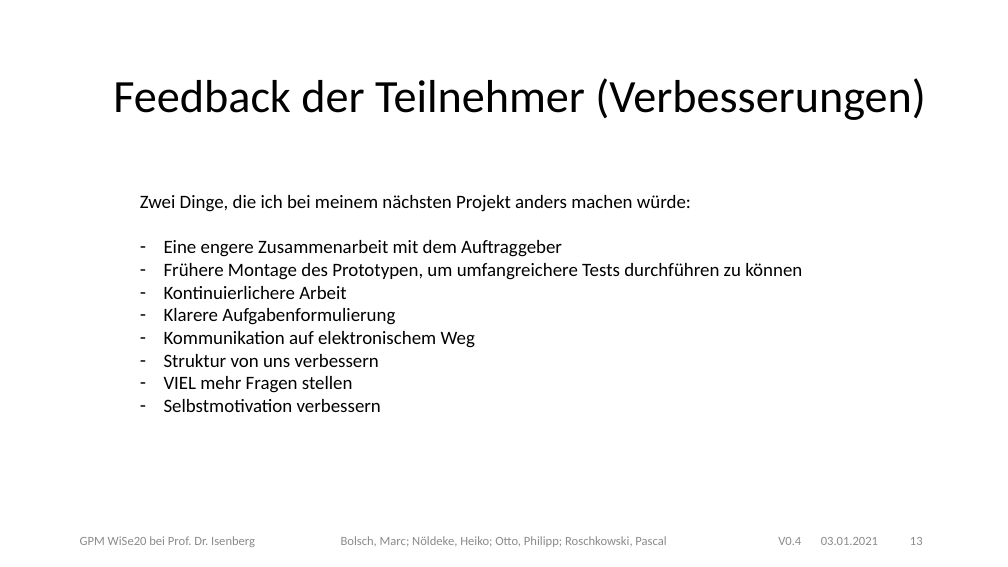
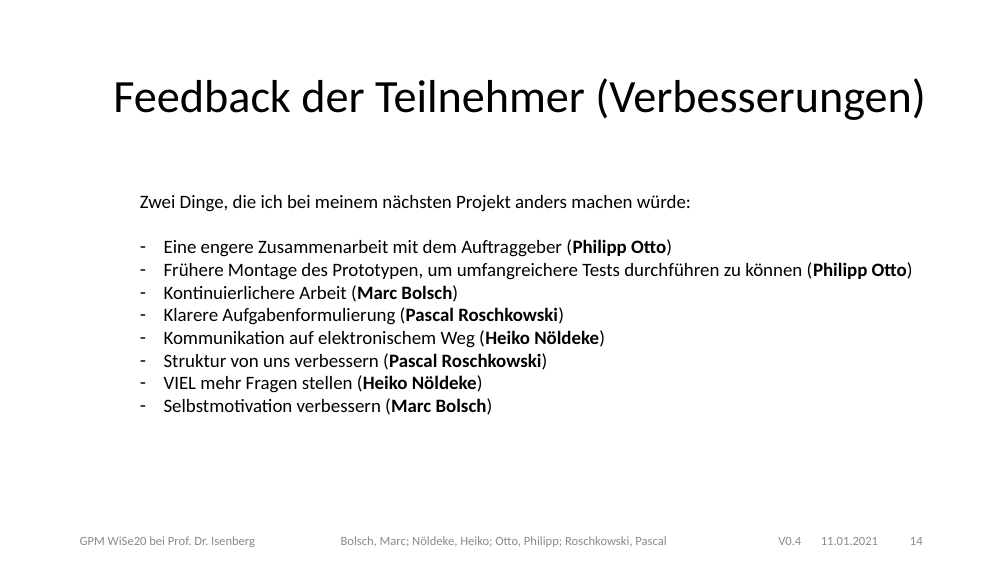
Before and after one commit to plastikpamaro/bachelorprojekt2020, a slide deck: slide 14 of 21-01-04_Statusbericht_2/20WiSe-GPM LightingSharks TND v0.2.pptx (slide 13 before the commit). Drawn at 1008x567 pixels with LibreOffice and Linux fonts; fonts in the diff are those of the drawing; background and template pictures are left out. Boxes give left, top, right and bottom in pixels: in the first picture for what was removed or moved away, otherwise in the second. Text is boxed around its words. In the diff, an @@ line names an element or a change of style, - is before the commit and + after.

```diff
--- a/21-01-04_Statusbericht_2/20WiSe-GPM LightingSharks TND v0.2.pptx
+++ b/21-01-04_Statusbericht_2/20WiSe-GPM LightingSharks TND v0.2.pptx
@@ text at bbox=[164, 239, 913, 415]: text changed @@
-– Eine engere Zusammenarbeit mit dem Auftraggeber
-– Frühere Montage des Prototypen, um umfangreichere Tests durchführen zu können
-– Kontinuierlichere Arbeit
-– Klarere Aufgabenformulierung
-– Kommunikation auf elektronischem Weg
-– Struktur von uns verbessern
-– VIEL mehr Fragen stellen
-– Selbstmotivation verbessern
+– Eine engere Zusammenarbeit mit dem Auftraggeber (Philipp Otto)
+– Frühere Montage des Prototypen, um umfangreichere Tests durchführen zu können (Philipp Otto)
+– Kontinuierlichere Arbeit (Marc Bolsch)
+– Klarere Aufgabenformulierung (Pascal Roschkowski)
+– Kommunikation auf elektronischem Weg (Heiko Nöldeke)
+– Struktur von uns verbessern (Pascal Roschkowski)
+– VIEL mehr Fragen stellen (Heiko Nöldeke)
+– Selbstmotivation verbessern (Marc Bolsch)
@@ text at bbox=[821, 537, 878, 545]: text changed @@
-03.01.2021
+11.01.2021
@@ page number at bbox=[910, 537, 923, 545]: text changed @@
-13
+14
```
Also in this commit, not shown: 12 other slides changed, 1 slide added, 1 other file.
